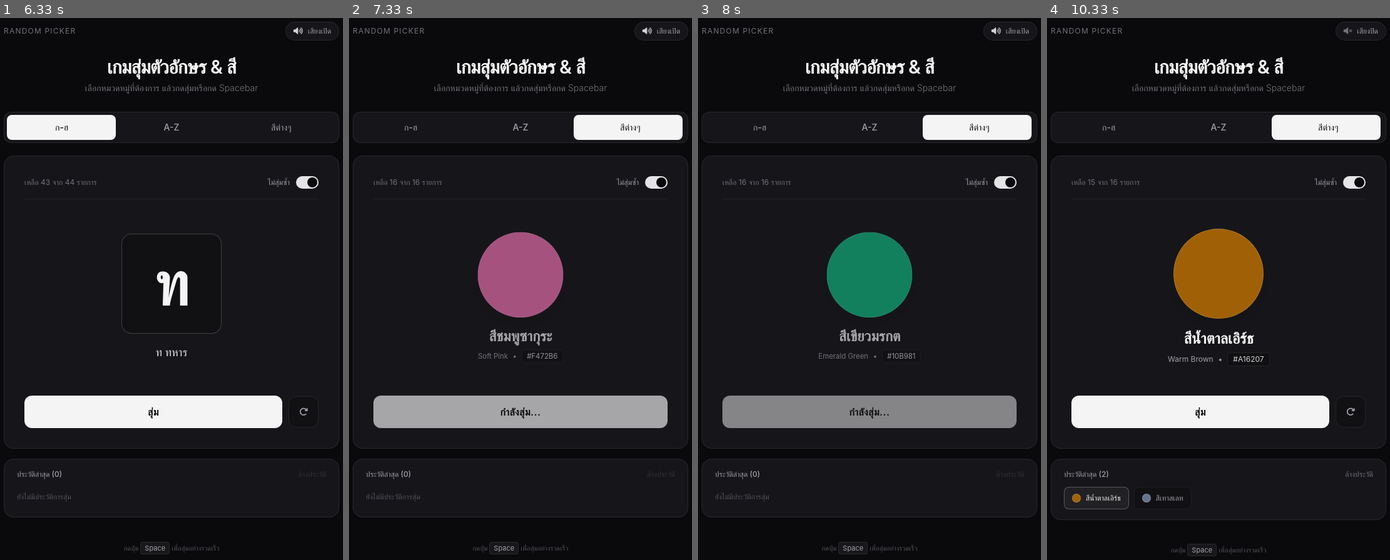
Above: before the commit, frames 1-4 (left to right).
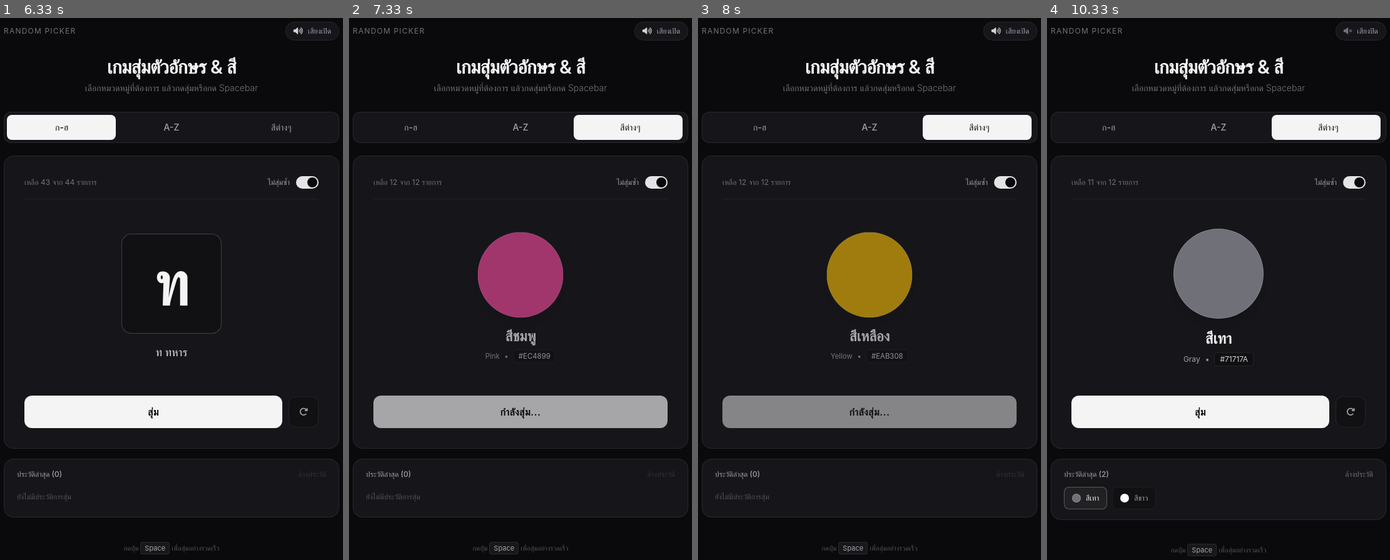
Above: after the commit, the same moments.

Repository: apiwatsukhate/GameChallenge
Game: browser game, page index.html
The game is run twice, just before and just after one commit, with the same random seed, the same clock (stepped at 60 frames per second) and the same inputs.
Inputs (mouse positions are in pixels of both pictures, inside the frame that each line leads up to):
- Up to frame 1 (6.33 s): click "A-Z" at 1.27 s; click (308, 180) at 2.02 s; click "เสียงเปิด" at 2.77 s; click "ก-ฮ" at 3.52 s; click "สุ่ม" at 4.27 s; click "เสียงปิด" at 5.02 s; click "ล้างประวัติ" at 5.77 s
- Up to frame 2 (7.33 s): click "สีต่างๆ" at 6.52 s; click "สุ่ม" at 7.27 s
- Up to frame 3 (8 s): no input
- Up to frame 4 (10.33 s): click "A-Z" at 8.02 s; click "สุ่ม" at 8.77 s; click "รีเซ็ตรอบการสุ่ม" at 9.52 s; click "เสียงเปิด" at 10.27 s

Frame 1 is identical in both runs. In frame 2, 3.4% of the frame differs, in the area x 12-63%, y 29-63%; in frame 3, 3.5%; in frame 4, 4.2%, in the area x 7-64%, y 29-91%.

Commit message:
fix color and clear code

Diff:
--- a/script.js
+++ b/script.js
@@ -1,6 +1,3 @@
-/* ==========================================================================
-           1. DATASETS (Thai Consonants, English A-Z, Minimal Curated Colors)
-           ========================================================================== */
 const THAI_CONSONANTS = [
   { char: "ก", name: "ก ไก่" },
   { char: "ข", name: "ข ไข่" },
@@ -55,29 +52,22 @@
 });
 
 const COLORS = [
-  { nameTh: "สีแดง", nameEn: "Crimson Red", hex: "#EF4444" },
-  { nameTh: "สีส้ม", nameEn: "Tangerine Orange", hex: "#F97316" },
-  { nameTh: "สีเหลืองอำพัน", nameEn: "Amber Yellow", hex: "#F59E0B" },
-  { nameTh: "สีเขียวมรกต", nameEn: "Emerald Green", hex: "#10B981" },
-  { nameTh: "สีเขียวมิ้นต์", nameEn: "Mint Teal", hex: "#14B8A6" },
-  { nameTh: "สีฟ้าคราม", nameEn: "Sky Blue", hex: "#0EA5E9" },
-  { nameTh: "สีน้ำเงินโคบอลต์", nameEn: "Cobalt Blue", hex: "#3B82F6" },
-  { nameTh: "สีน้ำเงินเข้ม", nameEn: "Indigo", hex: "#6366F1" },
-  { nameTh: "สีม่วงไวโอเล็ต", nameEn: "Violet", hex: "#8B5CF6" },
-  { nameTh: "สีชมพูโรส", nameEn: "Rose Pink", hex: "#F43F5E" },
-  { nameTh: "สีชมพูซากุระ", nameEn: "Soft Pink", hex: "#F472B6" },
-  { nameTh: "สีขาวบริสุทธิ์", nameEn: "Pure White", hex: "#F4F4F5" },
-  { nameTh: "สีเทาสเลท", nameEn: "Slate Gray", hex: "#64748B" },
-  { nameTh: "สีดำออบซิเดียน", nameEn: "Obsidian Black", hex: "#18181B" },
-  { nameTh: "สีน้ำตาลเอิร์ธ", nameEn: "Warm Brown", hex: "#A16207" },
-  { nameTh: "สีเขียวมะกอก", nameEn: "Olive Lime", hex: "#84CC16" },
-];
-
-/* ==========================================================================
-           2. STATE
-           ========================================================================== */
+            { nameTh: 'สีแดง', nameEn: 'Red', hex: '#EF4444' },
+            { nameTh: 'สีส้ม', nameEn: 'Orange', hex: '#F97316' },
+            { nameTh: 'สีเหลือง', nameEn: 'Yellow', hex: '#EAB308' },
+            { nameTh: 'สีเขียว', nameEn: 'Green', hex: '#22C55E' },
+            { nameTh: 'สีฟ้า', nameEn: 'Light Blue', hex: '#38BDF8' },
+            { nameTh: 'สีน้ำเงิน', nameEn: 'Blue', hex: '#2563EB' },
+            { nameTh: 'สีม่วง', nameEn: 'Purple', hex: '#9333EA' },
+            { nameTh: 'สีชมพู', nameEn: 'Pink', hex: '#EC4899' },
+            { nameTh: 'สีน้ำตาล', nameEn: 'Brown', hex: '#92400E' },
+            { nameTh: 'สีขาว', nameEn: 'White', hex: '#FFFFFF' },
+            { nameTh: 'สีเทา', nameEn: 'Gray', hex: '#71717A' },
+            { nameTh: 'สีดำ', nameEn: 'Black', hex: '#18181B' }
+        ];
+
 const state = {
-  currentMode: "thai", // 'thai' | 'eng' | 'color'
+  currentMode: "thai",
   isSpinning: false,
   soundEnabled: true,
   noRepeat: false,
@@ -93,9 +83,6 @@
   },
 };
 
-/* ==========================================================================
-           3. SOFT WEB AUDIO SYNTHESIZER
-           ========================================================================== */
 let audioCtx = null;
 
 function initAudio() {
@@ -138,7 +125,7 @@
     initAudio();
     if (!audioCtx) return;
 
-    const freqs = [523.25, 659.25]; // Gentle C5 -> E5
+    const freqs = [523.25, 659.25];
     freqs.forEach((f, idx) => {
       const osc = audioCtx.createOscillator();
       const gain = audioCtx.createGain();
@@ -176,9 +163,6 @@
   }
 }
 
-/* ==========================================================================
-           4. MODE & POOL LOGIC
-           ========================================================================== */
 function getDataset(mode) {
   if (mode === "thai") return THAI_CONSONANTS;
   if (mode === "eng") return ENGLISH_LETTERS;
@@ -192,11 +176,9 @@
   const modes = ["thai", "eng", "color"];
   const index = modes.indexOf(mode);
 
-  // Slide indicator
   const indicator = document.getElementById("tabIndicator");
   indicator.style.transform = `translateX(${index * 100}%)`;
 
-  // Update tab text colors
   modes.forEach((m) => {
     const btn = document.getElementById(`tab-${m}`);
     if (m === mode) {
@@ -222,7 +204,7 @@
     color: {
       symbol:
         '<span class="w-8 h-8 rounded-full border border-zinc-600 inline-block"></span>',
-      text: "พร้อมสุ่มสีต่างๆ 16 เฉดสี",
+      text: "พร้อมสุ่มสีต่างๆ 12 เฉดสี",
     },
   };
   const p = placeholders[state.currentMode];
@@ -284,9 +266,6 @@
   playSoftTick(0.6);
 }
 
-/* ==========================================================================
-           5. SPINNING & RENDERING
-           ========================================================================== */
 function startRandomSpin() {
   if (state.isSpinning) return;
 
@@ -400,9 +379,6 @@
   }
 }
 
-/* ==========================================================================
-           6. HISTORY & KEYBOARD SHORTCUT
-           ========================================================================== */
 function recordHistory(mode, item) {
   state.history[mode].unshift(item);
   if (state.history[mode].length > 24) {
@@ -457,7 +433,6 @@
   playSoftTick(0.3);
 }
 
-// Spacebar shortcut to trigger spin
 window.addEventListener("keydown", (e) => {
   if (e.code === "Space" && document.activeElement.tagName !== "BUTTON") {
     e.preventDefault();
--- a/style.css
+++ b/style.css
@@ -10,7 +10,6 @@
   font-family: "Inter", sans-serif;
 }
 
-/* Subtle Reveal Animation */
 @keyframes subtleReveal {
   0% {
     transform: scale(0.92);
@@ -25,7 +24,6 @@
   animation: subtleReveal 0.28s cubic-bezier(0.16, 1, 0.3, 1) forwards;
 }
 
-/* Minimal Custom Scrollbar */
 ::-webkit-scrollbar {
   width: 4px;
   height: 4px;
